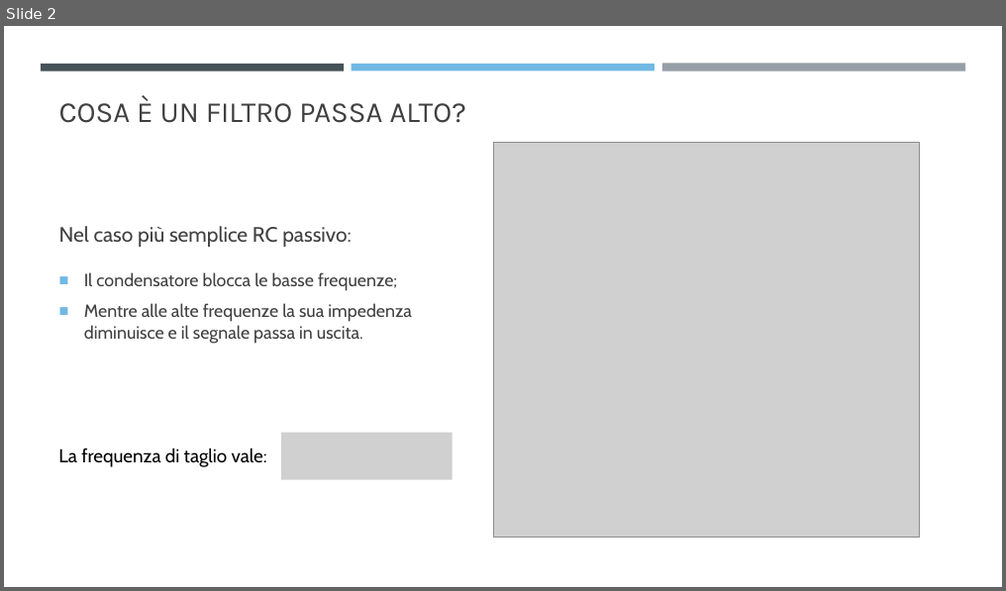
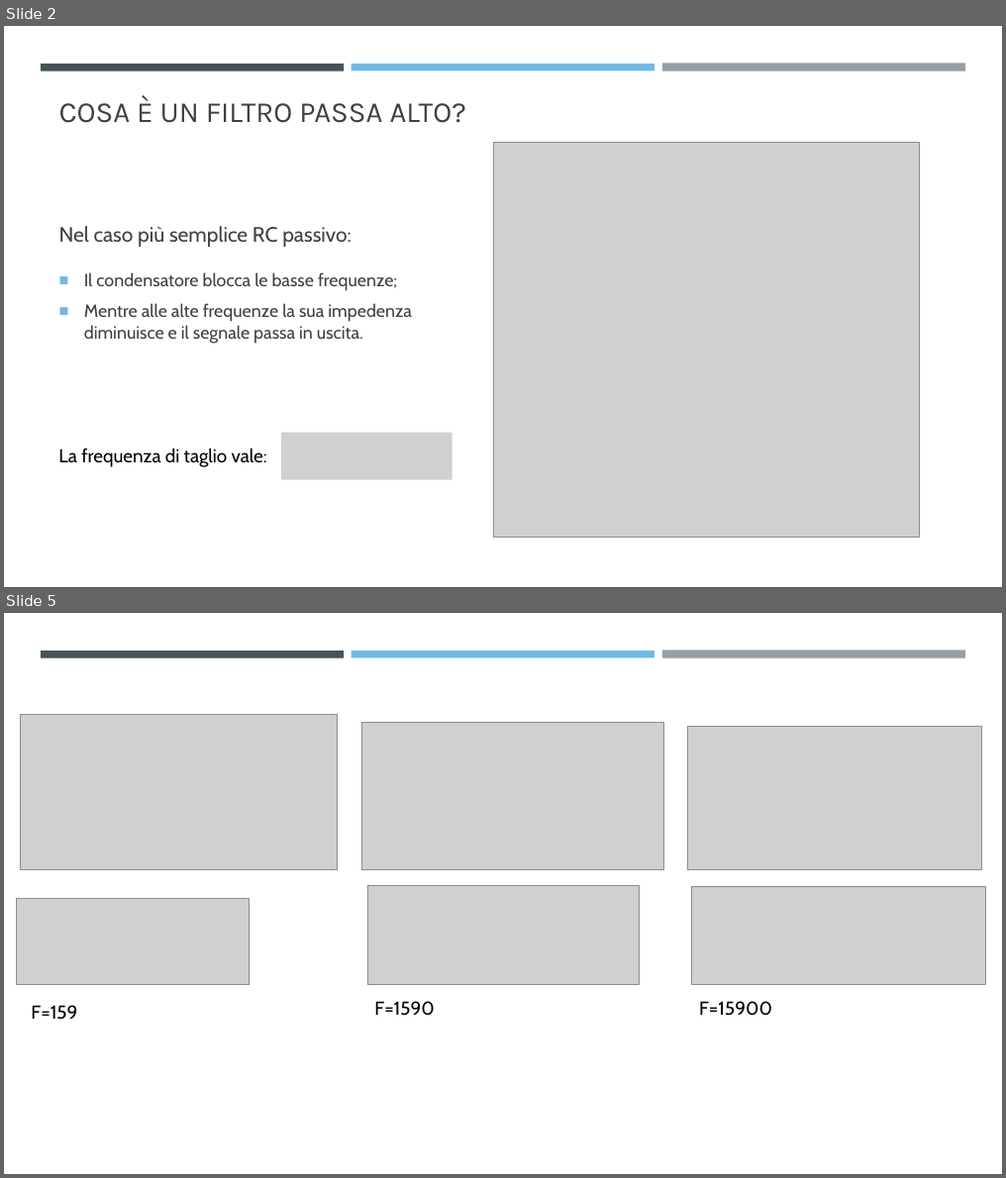
Before and after one commit to RiccardoSC2050/Progetto-sistemi-elettronici, a slide deck: presentazione/Studio filtro passa alto (HP).pptx. Shown one above the other, each under a label of ours: slide 2 before the commit, slides 2 and 5 after it; the slides between them are not shown. The pictures are 1006x591 and 1006x1178 pixels, drawn with LibreOffice and Linux fonts; fonts in the diff are those of the drawing; grey boxes stand for pictures. Boxes give left, top, right and bottom in pixels: in the first picture for what was removed or moved away, otherwise in the second. Text is boxed around its words. In the diff, an @@ line names an element or a change of style, - is before the commit and + after.

```diff
--- a/presentazione/Studio filtro passa alto (HP).pptx
+++ b/presentazione/Studio filtro passa alto (HP).pptx
@@ slide 5 added at (4, 613, 1002, 1174), background #FFFFFF; not listed: 3 template elements that a slide beside it also shows @@
@@ picture added at (20, 715, 338, 870) @@
@@ picture added at (361, 722, 663, 870) @@
@@ picture added at (688, 726, 982, 869) @@
@@ picture added at (17, 898, 249, 985) @@
@@ picture added at (367, 886, 639, 985) @@
@@ picture added at (692, 887, 986, 984) @@
@@ text added at (31, 1005, 77, 1020), 18 pt, text #000000 @@
+F=159
@@ text added at (374, 1001, 435, 1016), 18 pt, text #000000 @@
+F=1590
@@ text added at (699, 1001, 772, 1016), 18 pt, text #000000 @@
+F=15900
```
Also in this commit, not shown: 1 slide changed, 6 other slides added, 8 other files.
